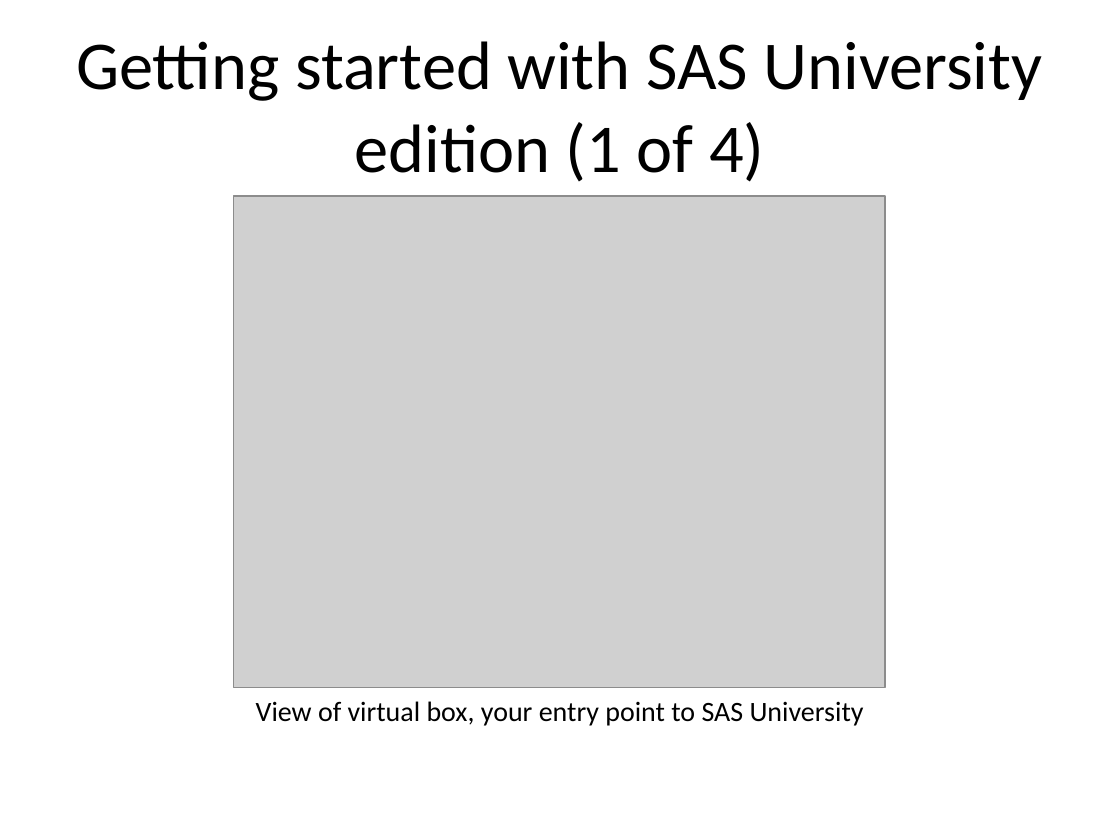
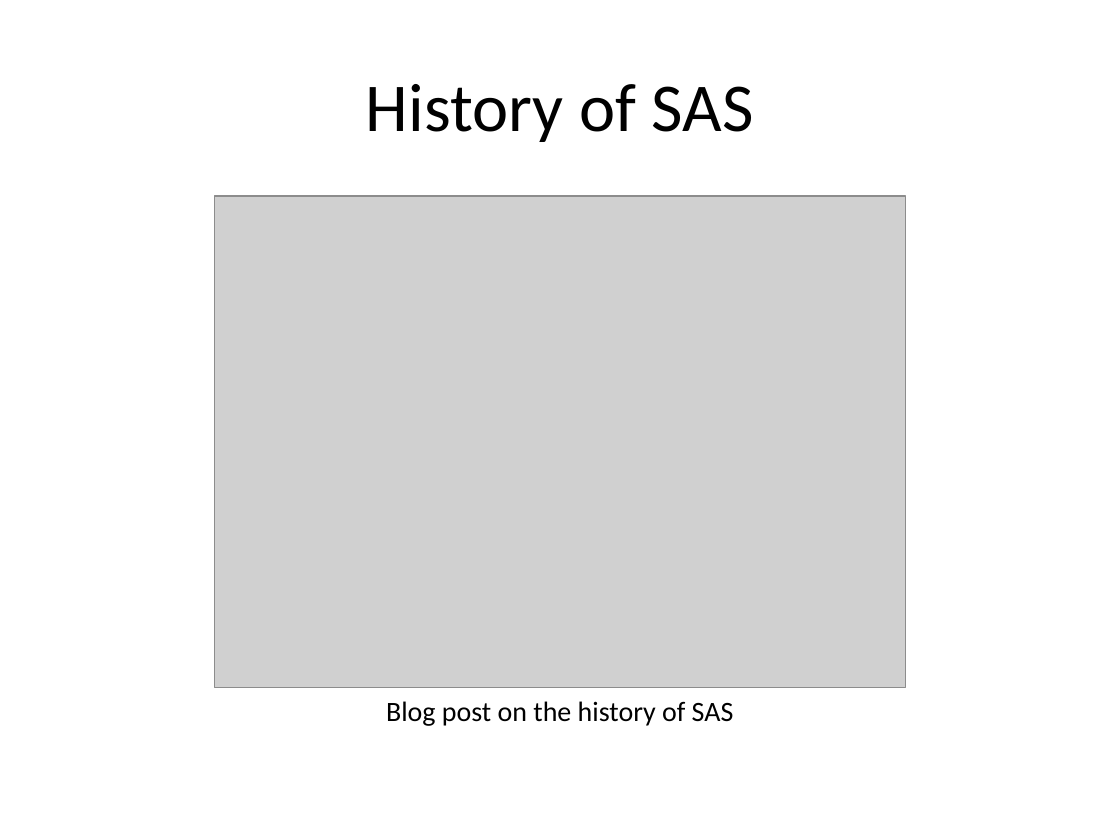
Before and after one commit to pmean/introduction-to-SAS, a slide deck: slide 26 of results/m01-course-introduction.pptx (slide 29 before the commit). Drawn at 1120x840 pixels with LibreOffice and Linux fonts; fonts in the diff are those of the drawing; grey boxes stand for pictures. Boxes give left, top, right and bottom in pixels: in the first picture for what was removed or moved away, otherwise in the second. Text is boxed around its words. In the diff, an @@ line names an element or a change of style, - is before the commit and + after.

```diff
--- a/results/m01-course-introduction.pptx
+++ b/results/m01-course-introduction.pptx
@@ title at [366,84,753,142]: text changed @@
-Getting started with SAS University edition (1 of 4)
+History of SAS
@@ picture: place and size @@
-picture at [233,196,885,688]
+picture at [215,196,906,688]
@@ text at [386,701,734,726]: text changed @@
-View of virtual box, your entry point to SAS University
+Blog post on the history of SAS
```
Also in this commit, not shown: 10 other slides changed, 26 slides added, 18 slides removed, 9 other files.
